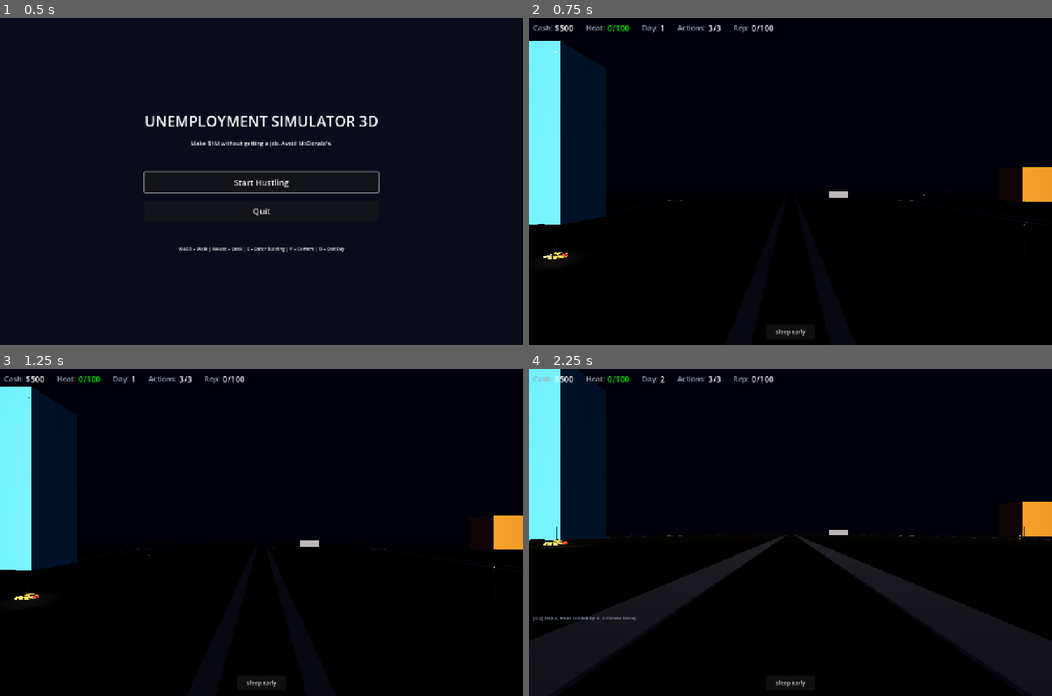
Above: before the commit, frames 1-4 (two rows, left to right).
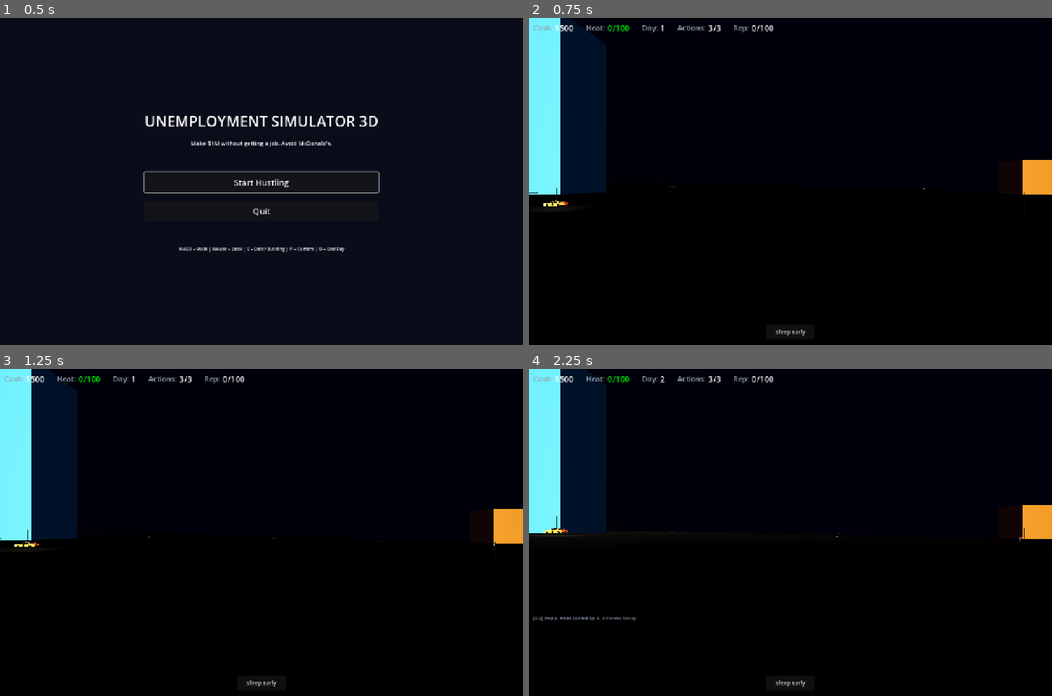
Above: after the commit, the same moments.

Repository: buttergolemcode/unemploymentsimulator
Game: Godot game, scene res://scenes/MainMenu.tscn
Two runs of this game, one before a commit and one after it. Both use one fixed random seed, a clock stepped at 60 frames per second and the inputs below.
Inputs:
- Up to frame 1 (0.5 s): no input
- Up to frame 2 (0.75 s): click "Start Hustling" at 0.5 s
- Up to frame 3 (1.25 s): no input
- Up to frame 4 (2.25 s): click "Sleep Early" at 1.25 s; click "OK" at 2 s

Frame 1 is identical in both runs. In frame 2, 2.8% of the frame differs, in the area x 0-100%, y 0-74%; in frame 3, 2.6%; in frame 4, 11%, in the area x 0-100%, y 0-100%.

Commit message:
D.4.5a: REAL Portofino terrain — stepped heights, terrain-following collision, all objects on terrain
FINALLY implements the Portofino-inspired terrain that was spec'd but
never actually applied (Phase 3 patch had failed silently).

terrain_height() now produces REAL elevation:
- Canyon: 100m+ (steep walls at map edges)
- Rural: 60-80m (hills with fractal noise)
- Suburbs: 40-50m (rolling hills)
- Industrial: 25m (plateau)
- Downtown: 5-15m (gentle slope down to harbor — Portofino principle)
- Harbor: 0m (sea level)
- Water: -3m to -18m (below sea level)

Collision: 60m grid of BoxShape3D cells, each at terrain_height()
(replaces flat 3000x3000 box). Cars now drive on actual hills/slopes.

All world objects repositioned to sit on terrain:
- Scheme buildings: Y = terrain_height() + h/2
- Filler buildings: Y = terrain_height() + h/2
- Roads/asphalt: Y = terrain_height() + 0.03
- Park grass + collision: Y = terrain_height() + 0.06
- Street lamps: Y = terrain_height() + 2
- NPC spawns: Y = terrain_height()
- Vehicle spawns: Y = terrain_height()
- Player spawn: Y = 15 (Downtown hill, falls onto terrain)

The map is NO LONGER FLAT — it has a visible slope from mountains
(West) down to the sea (East), with each district at its own elevation.

Diff:
--- a/godot/scripts/WorldBuilder.gd
+++ b/godot/scripts/WorldBuilder.gd
@@ -147,14 +147,9 @@
 # ============================================================
 
 static func terrain_height(x: float, z: float) -> float:
-	# City area (Downtown to Harbor): completely flat
-	if x > -800 and x < 1500 and z > -600 and z < 600:
-		return 0.0
-	# Rural zone: hills rising toward canyon walls
-	if x > -1200 and x < -800:
-		var blend = clamp((-800 - x) / 400.0, 0, 1)
-		return _fractal_noise(x, z, 2) * 10 * blend
-	# Beyond canyon edges: mountain height
+	# Portofino-inspired: land falls from West (high) to East (sea, low)
+	var noise = _fractal_noise(x, z, 2)
+	# Canyon walls (West/North/South edges)
 	if x < CANYON_EDGE_WEST or z < CANYON_EDGE_NORTH or z > CANYON_EDGE_SOUTH:
 		var dist = 0.0
 		if x < CANYON_EDGE_WEST:
@@ -163,10 +158,27 @@
 			dist = max(dist, CANYON_EDGE_NORTH - z)
 		if z > CANYON_EDGE_SOUTH:
 			dist = max(dist, z - CANYON_EDGE_SOUTH)
-		return CANYON_HEIGHT * clamp(dist / 300.0, 0, 1) + _fractal_noise(x, z, 3) * 20
-	# Water (east of harbor)
+		return CANYON_HEIGHT * clamp(dist / 300.0, 0, 1) + noise * 20
+	# Water (east of coast)
 	if x > WATER_OFFSET:
 		return -3.0 - clamp((x - WATER_OFFSET) / 200.0, 0, 1) * 15
+	# Harbor (x: +600 to +1500): sea level (0m)
+	if x > 600:
+		return 0.0 + noise * 0.5
+	# Downtown (x: +100 to +800): gentle hill 5-15m, sloping down to harbor
+	if x > 100:
+		var dt_blend = (800 - x) / 700.0
+		return dt_blend * 15.0 + noise * 2.0
+	# Industrial (x: -600 to +200): plateau at 25m
+	if x > -600:
+		return 25.0 + noise * 3.0
+	# Suburbs (x: -1000 to -400): rolling hills 40-50m
+	if x > -1000:
+		return 45.0 + noise * 8.0
+	# Rural (x: -1200 to -800): higher hills 60-80m
+	if x > -1200:
+		var r_blend = (-800 - x) / 400.0
+		return 60.0 + r_blend * 20.0 + noise * 10.0
 	return 0.0
 
 static func _hash2(x: float, z: float) -> float:
@@ -276,38 +288,26 @@
 	# Disable depth write to prevent z-fighting with overlapping ground layers
 	mi.material_override = mat
 
-	# === COLLISION SYSTEM (proper — covers all terrain) ===
-	# 1) City ground (flat, covers entire city + rural area at y=0)
-	var city_body = StaticBody3D.new()
-	city_body.name = "CityGround"
-	var city_col = CollisionShape3D.new()
-	var city_shape = BoxShape3D.new()
-	city_shape.size = Vector3(3000, 1.0, 3000)  # 3000x3000 flat ground (covers city + inner rural)
-	city_col.shape = city_shape
-	city_col.position = Vector3(0, -0.5, 0)
-	city_body.add_child(city_col)
-	parent.add_child(city_body)
-
-	# 2) Rural raised collision (DENSE GRID covering entire rural area)
-	# Old approach (12 boxes around perimeter) left gaps where cars fell through.
-	# New approach: grid of 50x50m boxes covering the full rural ring (380-580m radius)
-	var rural_body = StaticBody3D.new()
-	rural_body.name = "RuralGround"
-	var rural_grid = 80  # 80m spacing
-	for gx in range(-1200, 1201, rural_grid):
-		for gz in range(-1200, 1201, rural_grid):
-			var r = sqrt(gx * gx + gz * gz)
-			# Only place boxes in rural ring (between city edge and water)
-			if r < 380 or r > 580:
+	# === COLLISION: terrain-following grid (60m cells) ===
+	var terrain_body = StaticBody3D.new()
+	terrain_body.name = "TerrainGround"
+	var terrain_grid = 60
+	for gx in range(-1400, 1501, terrain_grid):
+		for gz in range(-1400, 1501, terrain_grid):
+			if gx > 1500:
+				continue
+			if gx < CANYON_EDGE_WEST - 100 or gz < CANYON_EDGE_NORTH - 100 or gz > CANYON_EDGE_SOUTH + 100:
+				continue
+			var h_at = terrain_height(gx, gz)
+			if h_at < -1:
 				continue
 			var rcol = CollisionShape3D.new()
 			var rshape = BoxShape3D.new()
-			rshape.size = Vector3(rural_grid, 1.0, rural_grid)
+			rshape.size = Vector3(terrain_grid, 1.0, terrain_grid)
 			rcol.shape = rshape
-			var h_at = terrain_height(gx, gz)
 			rcol.position = Vector3(gx, h_at - 0.5, gz)
-			rural_body.add_child(rcol)
-	parent.add_child(rural_body)
+			terrain_body.add_child(rcol)
+	parent.add_child(terrain_body)
 
 	# 3) Mountain walls (impassable barriers at map edges — extended for larger map)
 	# North wall (z < -600)
@@ -395,10 +395,10 @@
 	var a_mesh = BoxMesh.new()
 	if axis == "x":
 		a_mesh.size = Vector3(length, 0.04, ROAD_HALF_WIDTH * 2)
-		asphalt.position = Vector3(0, 0.03, pos)  # raised to clear terrain (y=-0.05)
+		asphalt.position = Vector3(0, terrain_height(0, pos) + 0.03, pos)  # raised to clear terrain (y=-0.05)
 	else:
 		a_mesh.size = Vector3(ROAD_HALF_WIDTH * 2, 0.04, length)
-		asphalt.position = Vector3(pos, 0.03, 0)
+		asphalt.position = Vector3(pos, terrain_height(pos, 0) + 0.03, 0)
 	asphalt.mesh = a_mesh
 	var amat = StandardMaterial3D.new()
 	amat.albedo_color = Color(0.08, 0.08, 0.08)  # dark asphalt
@@ -579,7 +579,7 @@
 		var b_mesh = BoxMesh.new()
 		b_mesh.size = Vector3(b.w, b.h, b.d)
 		mesh.mesh = b_mesh
-		mesh.position = Vector3(b.x, b.h / 2.0, b.z)
+		mesh.position = Vector3(b.x, terrain_height(b.x, b.z) + b.h / 2.0, b.z)
 		var mat = StandardMaterial3D.new()
 		mat.albedo_color = Color.from_string(b.color, Color.GRAY)
 		mat.roughness = 0.6
@@ -593,7 +593,7 @@
 
 		# Collision
 		var body = StaticBody3D.new()
-		body.position = Vector3(b.x, b.h / 2.0, b.z)
+		body.position = Vector3(b.x, terrain_height(b.x, b.z) + b.h / 2.0, b.z)
 		var col = CollisionShape3D.new()
 		var shape = BoxShape3D.new()
 		shape.size = Vector3(b.w, b.h, b.d)
@@ -604,7 +604,7 @@
 		# Label
 		var label = Label3D.new()
 		label.text = "%s %s" % [b.emoji, b.name]
-		label.position = Vector3(b.x, b.h + 2, b.z)
+		label.position = Vector3(b.x, terrain_height(b.x, b.z) + b.h + 2, b.z)
 		label.font_size = 48
 		label.outline_size = 6
 		label.outline_modulate = Color.BLACK
@@ -742,7 +742,7 @@
 			var b_mesh = BoxMesh.new()
 			b_mesh.size = Vector3(w, h, d)
 			mesh.mesh = b_mesh
-			mesh.position = Vector3(x, h / 2, z)
+			mesh.position = Vector3(x, terrain_height(x, z) + h / 2, z)
 			var mat = StandardMaterial3D.new()
 			var colors = ["#1e293b", "#0f172a", "#1e3a5f", "#1e293b", "#0c4a6e"]
 			mat.albedo_color = Color.from_string(colors[int(rng.call(1) * 5) % 5], Color.DIM_GRAY)
@@ -757,7 +757,7 @@
 			var b_mesh = BoxMesh.new()
 			b_mesh.size = Vector3(w, h, d)
 			mesh.mesh = b_mesh
-			mesh.position = Vector3(x, h / 2, z)
+			mesh.position = Vector3(x, terrain_height(x, z) + h / 2, z)
 			var mat = StandardMaterial3D.new()
 			var colors = ["#1c1917", "#292524", "#44403c", "#1f2937", "#0c0a09"]
 			mat.albedo_color = Color.from_string(colors[int(rng.call(1) * 5) % 5], Color.DIM_GRAY)
@@ -768,7 +768,7 @@
 			var b_mesh = BoxMesh.new()
 			b_mesh.size = Vector3(w, h, d)
 			mesh.mesh = b_mesh
-			mesh.position = Vector3(x, h / 2, z)
+			mesh.position = Vector3(x, terrain_height(x, z) + h / 2, z)
 			var mat = StandardMaterial3D.new()
 			var colors = ["#7c2d12", "#9a3412", "#451a03", "#57534e", "#78350f", "#5b2c0f"]
 			mat.albedo_color = Color.from_string(colors[int(rng.call(1) * 6) % 6], Color.DIM_GRAY)
@@ -779,7 +779,7 @@
 			var b_mesh = BoxMesh.new()
 			b_mesh.size = Vector3(w, h, d)
 			mesh.mesh = b_mesh
-			mesh.position = Vector3(x, h / 2, z)
+			mesh.position = Vector3(x, terrain_height(x, z) + h / 2, z)
 			var mat = StandardMaterial3D.new()
 			var colors = ["#3f3f46", "#525252", "#27272a", "#404040", "#52525b"]
 			mat.albedo_color = Color.from_string(colors[int(rng.call(1) * 5) % 5], Color.DIM_GRAY)
@@ -791,7 +791,7 @@
 			var b_mesh = BoxMesh.new()
 			b_mesh.size = Vector3(w, h, d)
 			mesh.mesh = b_mesh
-			mesh.position = Vector3(x, h / 2, z)
+			mesh.position = Vector3(x, terrain_height(x, z) + h / 2, z)
 			var mat = StandardMaterial3D.new()
 			var colors = ["#a3a3a3", "#d4d4d4", "#f5f5f5", "#e5e5e5", "#bfbfbf", "#d1d5db"]
 			mat.albedo_color = Color.from_string(colors[int(rng.call(1) * 6) % 6], Color.DIM_GRAY)
@@ -873,13 +873,13 @@
 		p_mesh.bottom_radius = 0.08
 		p_mesh.height = 4
 		pole.mesh = p_mesh
-		pole.position = pos + Vector3(0, 2, 0)
+		pole.position = pos + Vector3(0, terrain_height(pos.x, pos.z) + 2, 0)
 		var mat = StandardMaterial3D.new()
 		mat.albedo_color = Color(0.06, 0.06, 0.06)
 		pole.material_override = mat
 		parent.add_child(pole)
 		var light = OmniLight3D.new()
-		light.position = pos + Vector3(0, 4, 0)
+		light.position = pos + Vector3(0, terrain_height(pos.x, pos.z) + 4, 0)
 		light.light_color = Color(1, 0.95, 0.8)
 		light.light_energy = 2.0
 		light.omni_range = 12.0
@@ -1045,7 +1045,7 @@
 	var g_mesh = BoxMesh.new()
 	g_mesh.size = Vector3(w, 0.12, d)
 	grass.mesh = g_mesh
-	grass.position = Vector3(x, 0.06, z)
+	grass.position = Vector3(x, terrain_height(x, z) + 0.06, z)
 	var gmat = StandardMaterial3D.new()
 	gmat.albedo_color = Color(0.18, 0.35, 0.15)
 	gmat.roughness = 1.0
@@ -1053,7 +1053,7 @@
 	parent.add_child(grass)
 	# COLLISION: StaticBody3D so cars/player can walk on park grass
 	var grass_body = StaticBody3D.new()
-	grass_body.position = Vector3(x, 0.06, z)
+	grass_body.position = Vector3(x, terrain_height(x, z) + 0.06, z)
 	var grass_col = CollisionShape3D.new()
 	var grass_shape = BoxShape3D.new()
 	grass_shape.size = Vector3(w, 0.12, d)
